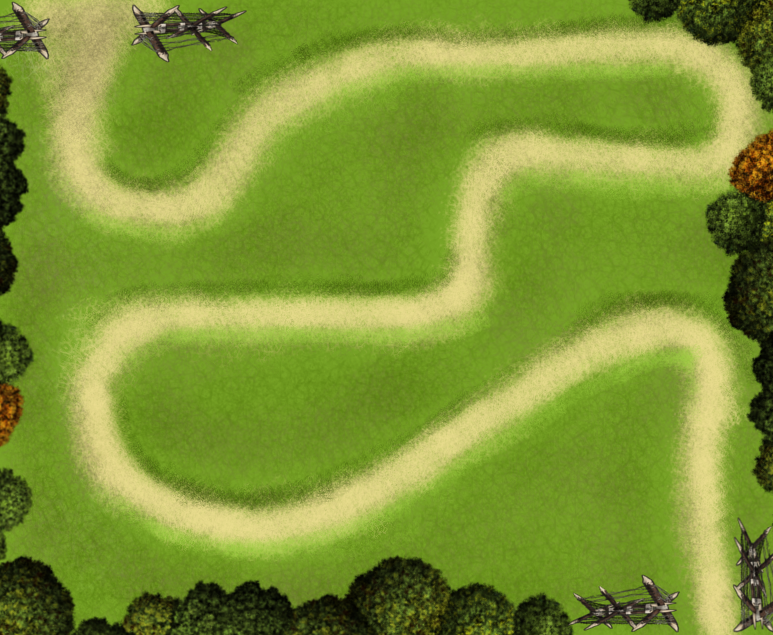
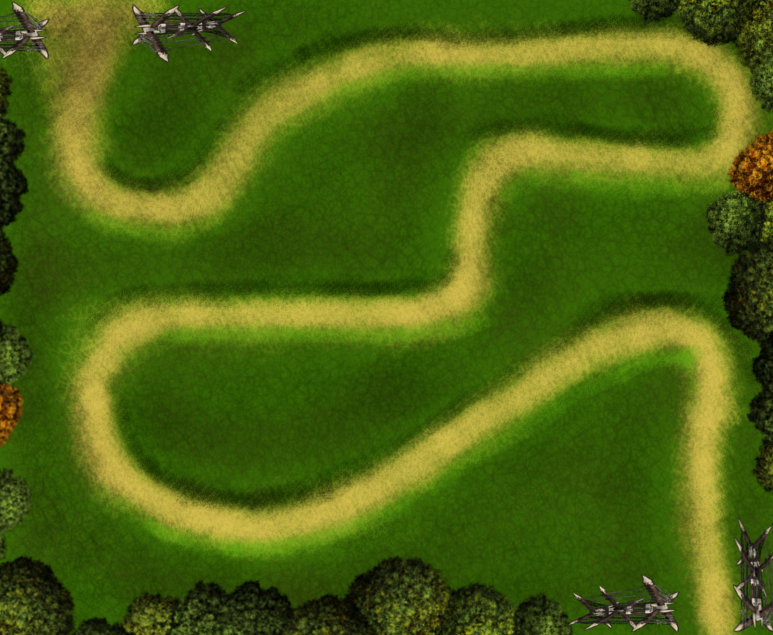
Before/after of a 773×635 layered artwork. What changed in the layer stack:
added layer "Ebene-Kopie" (multiply) above "Ebene" over box(0, 0, 773, 635)
